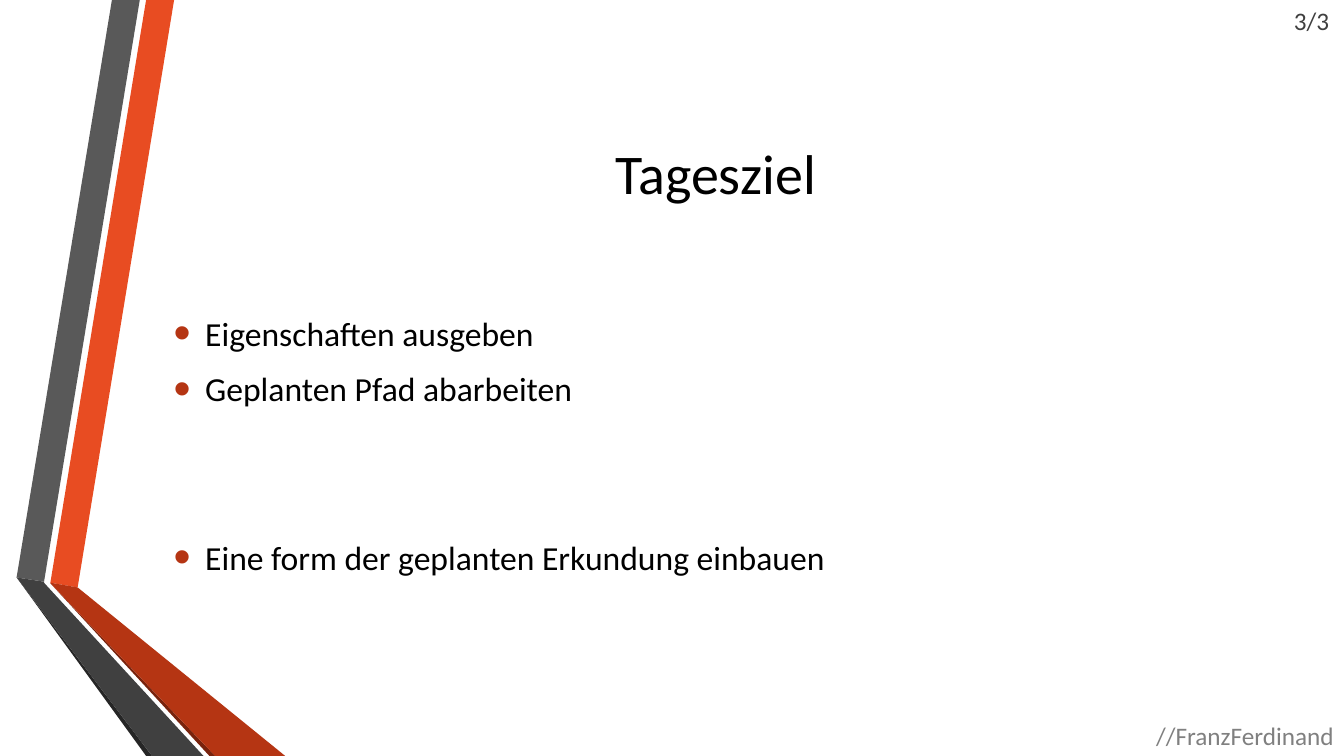
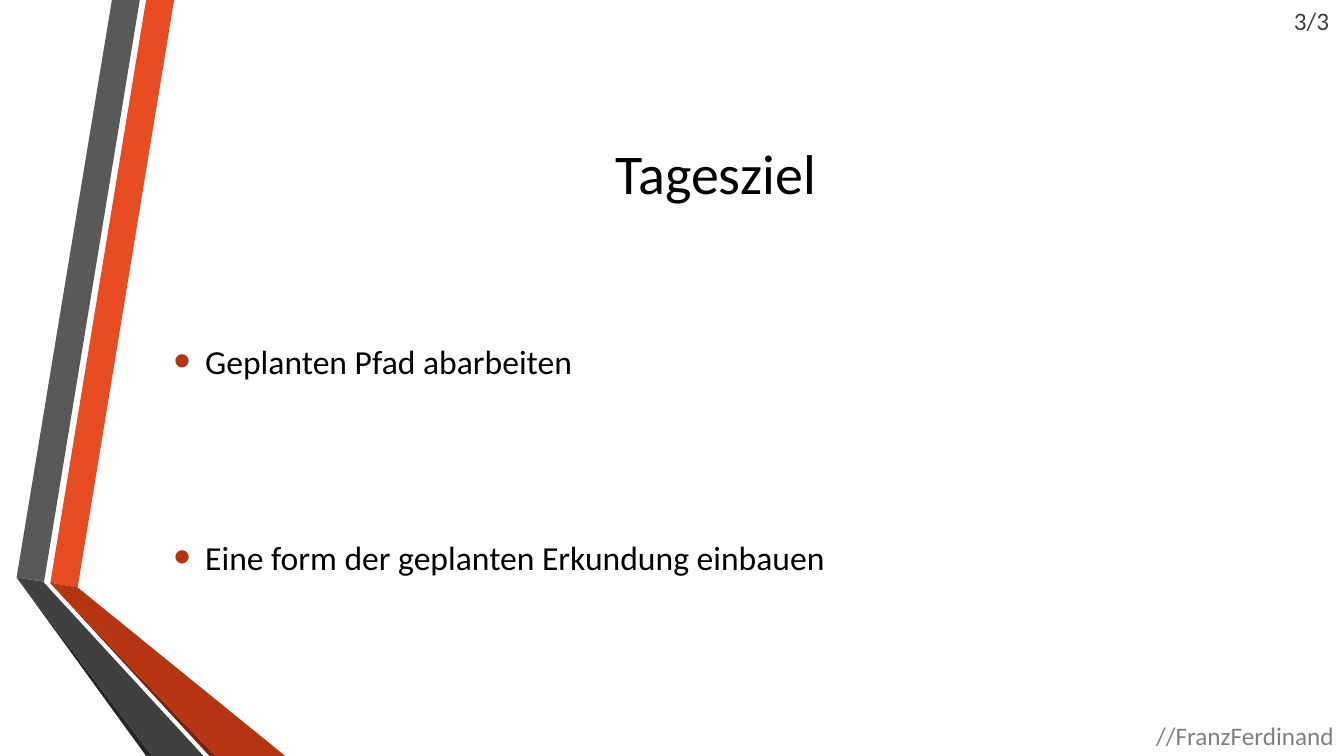
Before and after one commit to Sinnlosvoll/FranzFerdinand, a slide deck: slide 4 of scrum/24.03.2014.pptm. Drawn at 1344x756 pixels with LibreOffice and Linux fonts; fonts in the diff are those of the drawing; background and template pictures are left out. Boxes give left, top, right and bottom in pixels: in the first picture for what was removed or moved away, otherwise in the second. Text is boxed around its words. In the diff, an @@ line names an element or a change of style, - is before the commit and + after.

```diff
--- a/scrum/24.03.2014.pptm
+++ b/scrum/24.03.2014.pptm
@@ text at [205, 322, 533, 352]: paragraph removed @@
-• Eigenschaften ausgeben
```
Also in this commit, not shown: 3 other slides changed, 45 other files.
